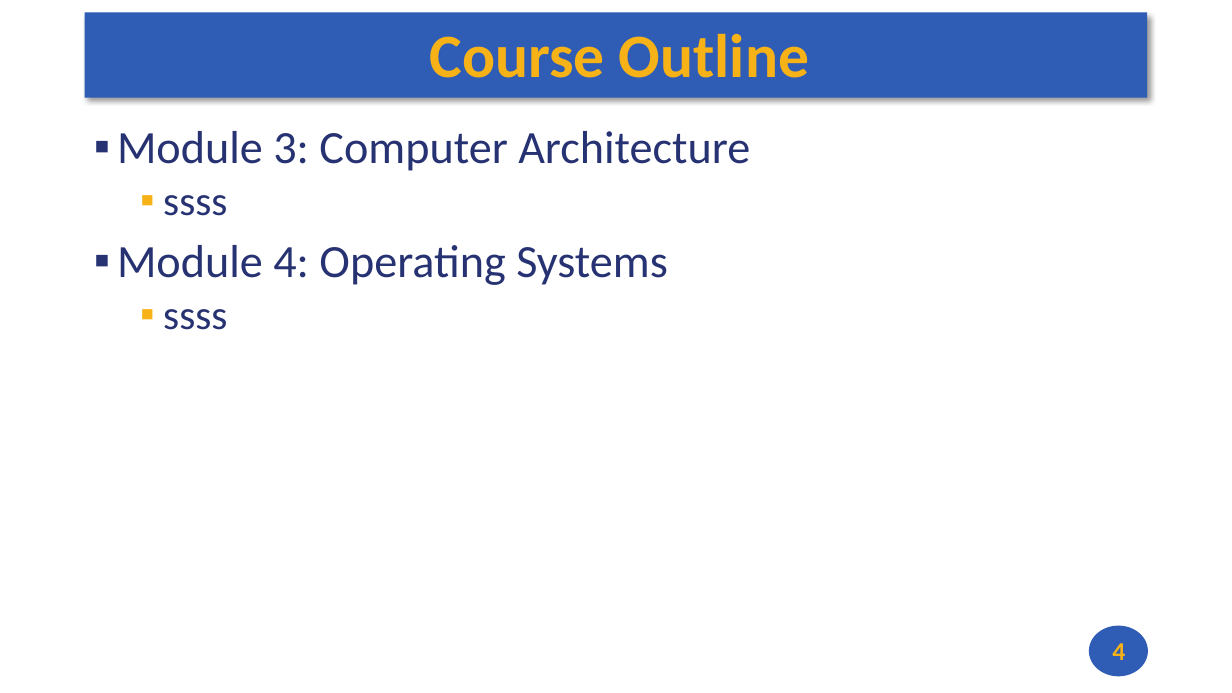
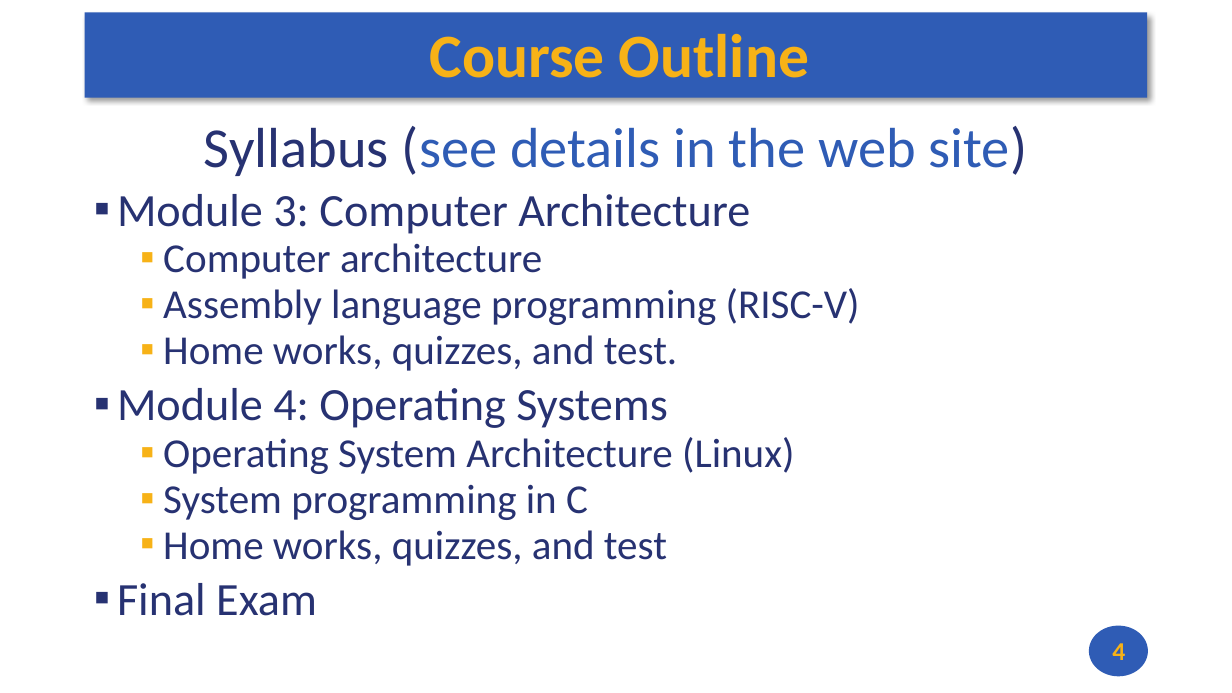
Before and after one commit to andrewt0301/hse-acos-course, a slide deck: slide 4 of docs/part1ca/01_Introduction/CA_Lecture_01.pptx. Drawn at 1232x693 pixels with LibreOffice and Linux fonts; fonts in the diff are those of the drawing. Boxes give left, top, right and bottom in pixels: in the first picture for what was removed or moved away, otherwise in the second. Text is boxed around its words. In the diff, an @@ line names an element or a change of style, - is before the commit and + after.

```diff
--- a/docs/part1ca/01_Introduction/CA_Lecture_01.pptx
+++ b/docs/part1ca/01_Introduction/CA_Lecture_01.pptx
@@ text at <box>204,126,1028,176</box>: paragraph added @@
+Syllabus (see details in the web site)
@@ text at <box>117,194,750,428</box>: line spacing 0.9 to 0.8 @@
@@ text at <box>163,243,860,371</box>: text changed @@
-  ▪ ssss
+  ▪ Computer architecture
+  ▪ Assembly language programming (RISC-V)
+  ▪ Home works, quizzes, and test.
@@ text at <box>117,437,794,616</box>: text changed @@
-  ▪ ssss
+  ▪ Operating System Architecture (Linux)
+  ▪ System programming in C
+  ▪ Home works, quizzes, and test
+▪ Final Exam
```
Also in this commit, not shown: 3 other slides changed, 3 slides added, 1 other file.
